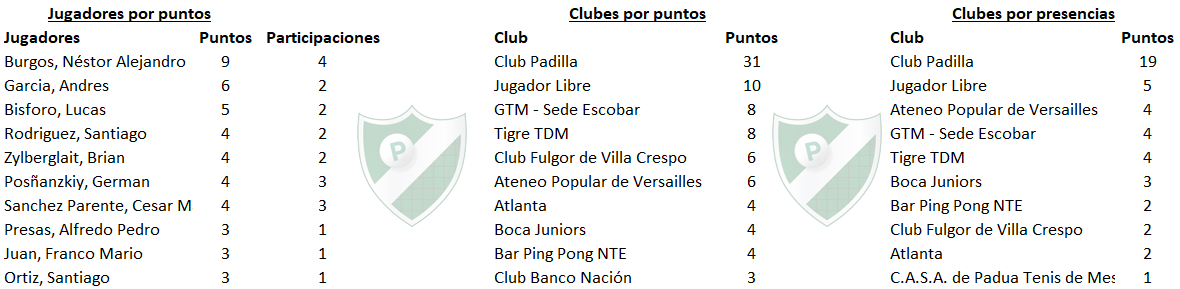
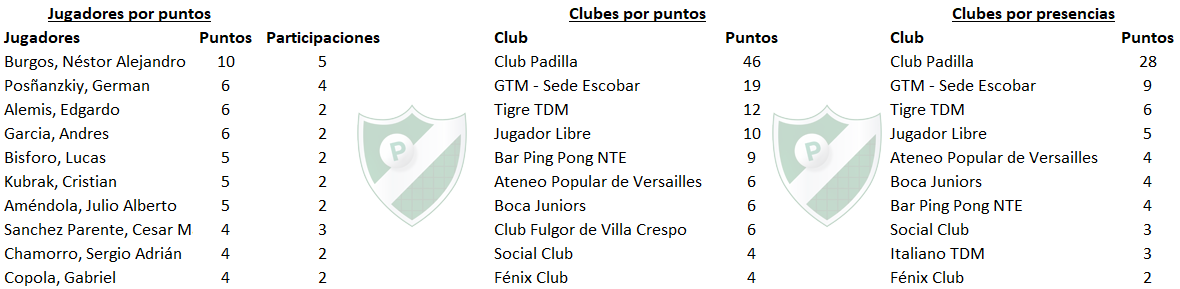
The second 1180x289 image is a revision of the first. Changes to its layers:
renamed "Capa 1" to "Capa 3", painted on it over bbox(3, 56, 1157, 286)
removed layer "Fondo" over bbox(3, 56, 1157, 286)
